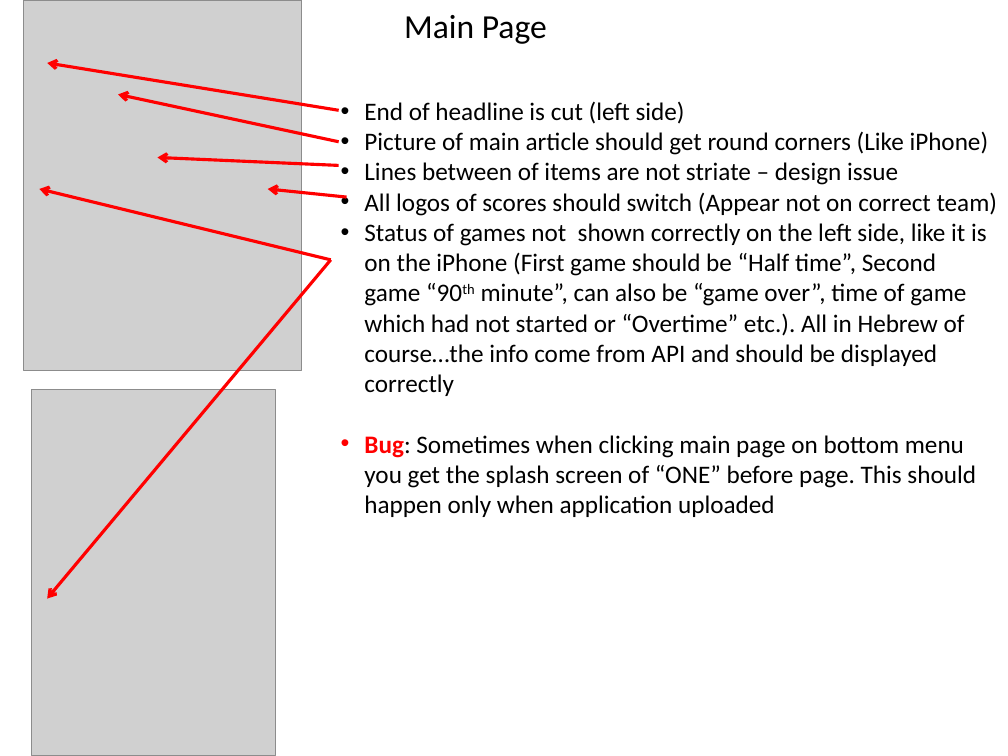
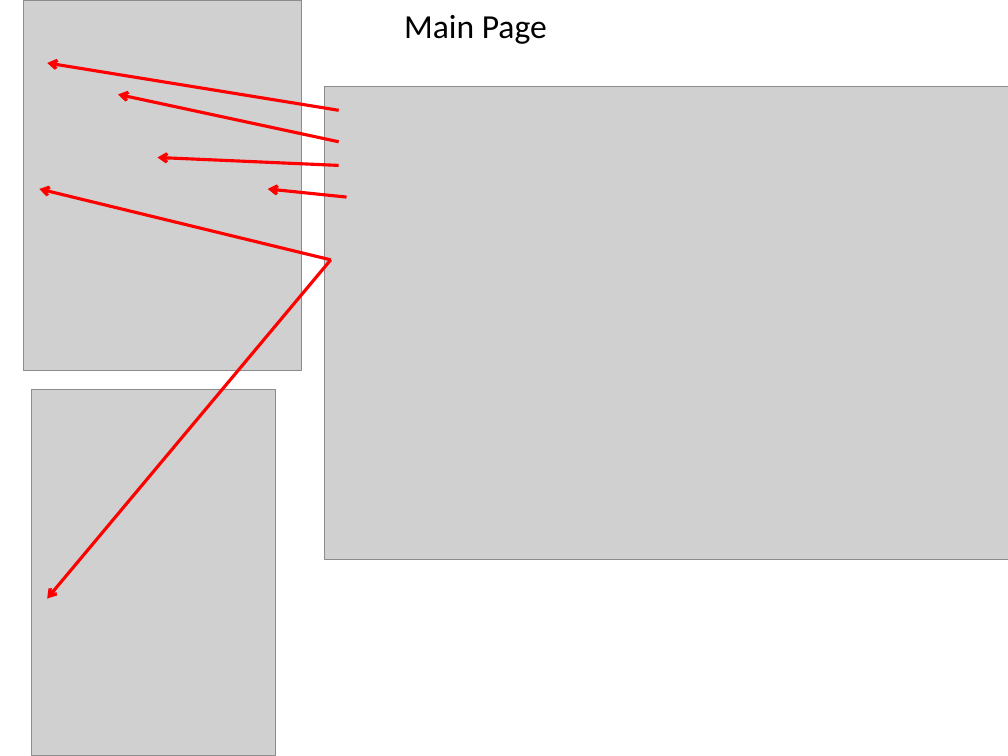
Before and after one commit to LaurentBarbareau/openbizcard, a slide deck: slide 2 of one/One android to fix.ppt. Drawn at 1008x756 pixels with LibreOffice and Linux fonts; fonts in the diff are those of the drawing; grey boxes stand for pictures. Boxes give left, top, right and bottom in pixels: in the first picture for what was removed or moved away, otherwise in the second. Text is boxed around its words. In the diff, an @@ line names an element or a change of style, - is before the commit and + after.

```diff
--- a/one/One android to fix.ppt
+++ b/one/One android to fix.ppt
@@ picture added at box(325, 87, 1008, 559) @@
@@ text removed at box(364, 101, 997, 517) @@
-• End of headline is cut (left side)
-• Picture of main article should get round corners (Like iPhone)
-• Lines between of items are not striate – design issue
-• All logos of scores should switch (Appear not on correct team)
-• Status of games not shown correctly on the left side, like it is on the iPhone (First game should be “Half time”, Second game “90th minute”, can also be “game over”, time of game which had not started or “Overtime” etc.). All in Hebrew of course…the info come from API and should be displayed correctly
-• Bug: Sometimes when clicking main page on bottom menu you get the splash screen of “ONE” before page. This should happen only when application uploaded
```
Also in this commit, not shown: 4 other slides changed, 7 other files.
